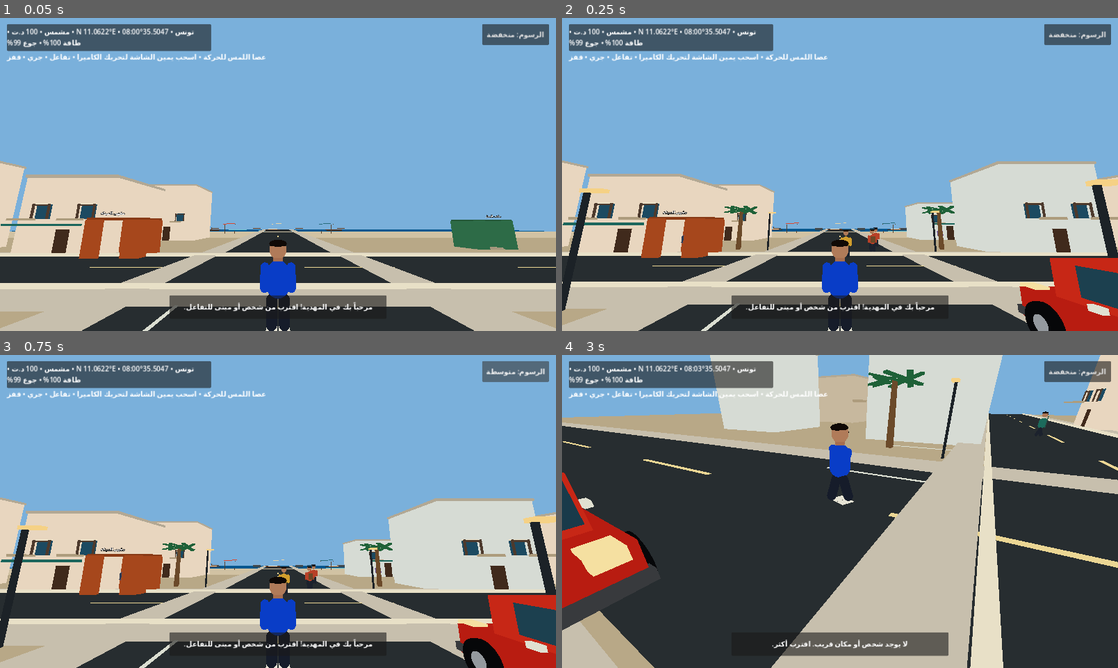
Above: before the commit, frames 1-4 (two rows, left to right).
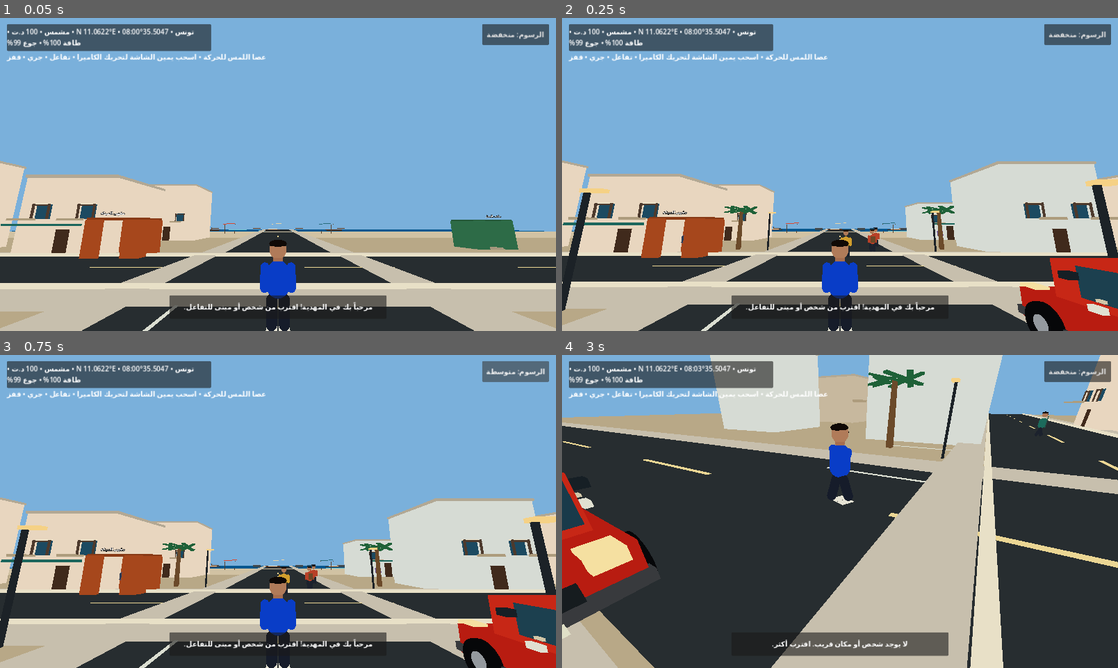
Above: after the commit, the same moments.

Repository: stevennpllk-crypto/REAL-LIFE-MAHDIA
Game: Godot game, scene res://scenes/Main.tscn
Same seed, same stepped clock (60 frames per second), same inputs: the game is played once before the commit and once after it.
Inputs (mouse positions are in pixels of both pictures, inside the frame that each line leads up to):
- Up to frame 1 (0.05 s): no input
- Up to frame 2 (0.25 s): no input
- Up to frame 3 (0.75 s): click "الرسوم: منخفضة" at 0.5 s
- Up to frame 4 (3 s): click "الرسوم: متوسطة" at 1.25 s; click "الرسوم: عالية" at 2 s; tap Enter at 2.75 s; move the mouse to (867, 511) at 2.77 s; hold W (move_forward) from 2.78 s (still down); tap E (interact) at 2.85 s

Frame 1 is identical in both runs. In frame 2, 0.1% of the frame differs, in the area x 89-99%, y 80-100%; in frame 3, 0.1%; in frame 4, 0.3%, in the area x 0-5%, y 43-91%.

Commit message:
Improve vehicle exterior and interior details

Diff:
--- a/scripts/vehicle.gd
+++ b/scripts/vehicle.gd
@@ -76,6 +76,24 @@
 			hub.rotation_degrees.z = 90
 			hub.material_override = _mat(Color(0.58, 0.60, 0.62), 0.8)
 			add_child(hub)
+	# Front fascia: grille, bumper inserts and readable headlamp shapes.
+	_box(Vector3(0.78, 0.20, 0.07), Vector3(0, 0.66, -1.88), Color(0.10, 0.12, 0.13), 0.25)
+	_box(Vector3(0.44, 0.055, 0.075), Vector3(0, 0.69, -1.925), Color(0.34, 0.38, 0.39), 0.45)
+	_box(Vector3(0.38, 0.13, 0.055), Vector3(0, 0.39, -1.91), Color(0.88, 0.88, 0.78))
+	# Rear plate and trim.
+	_box(Vector3(0.62, 0.18, 0.045), Vector3(0, 0.63, 1.88), Color(0.82, 0.84, 0.78))
+	_box(Vector3(1.72, 0.10, 0.10), Vector3(0, 0.36, 1.89), Color(0.18, 0.19, 0.20), 0.35)
+	# Mirrors, door handles and subtle lower side skirts.
+	for side in [-1.0, 1.0]:
+		_box(Vector3(0.22, 0.12, 0.18), Vector3(side * 0.91, 1.43, -0.63), Color(0.10, 0.13, 0.15), 0.3)
+		_box(Vector3(0.055, 0.045, 0.12), Vector3(side * 0.972, 1.16, -0.10), Color(0.82, 0.78, 0.66), 0.35)
+		_box(Vector3(0.10, 0.12, 2.65), Vector3(side * 0.965, 0.42, 0.0), Color(0.20, 0.21, 0.22), 0.25)
+	# A visible cabin through the windows: dashboard, seats and steering wheel.
+	_box(Vector3(1.34, 0.16, 0.38), Vector3(0, 1.05, -0.86), Color(0.075, 0.085, 0.09))
+	for z in [-0.30, 0.43]:
+		_box(Vector3(0.48, 0.48, 0.42), Vector3(-0.40, 1.02, z), Color(0.12, 0.14, 0.15))
+		_box(Vector3(0.48, 0.48, 0.42), Vector3(0.40, 1.02, z), Color(0.12, 0.14, 0.15))
+	_box(Vector3(0.10, 0.10, 0.38), Vector3(0, 1.20, -0.72), Color(0.08, 0.09, 0.10))
 
 func _physics_process(delta: float) -> void:
 	if driver == null:
